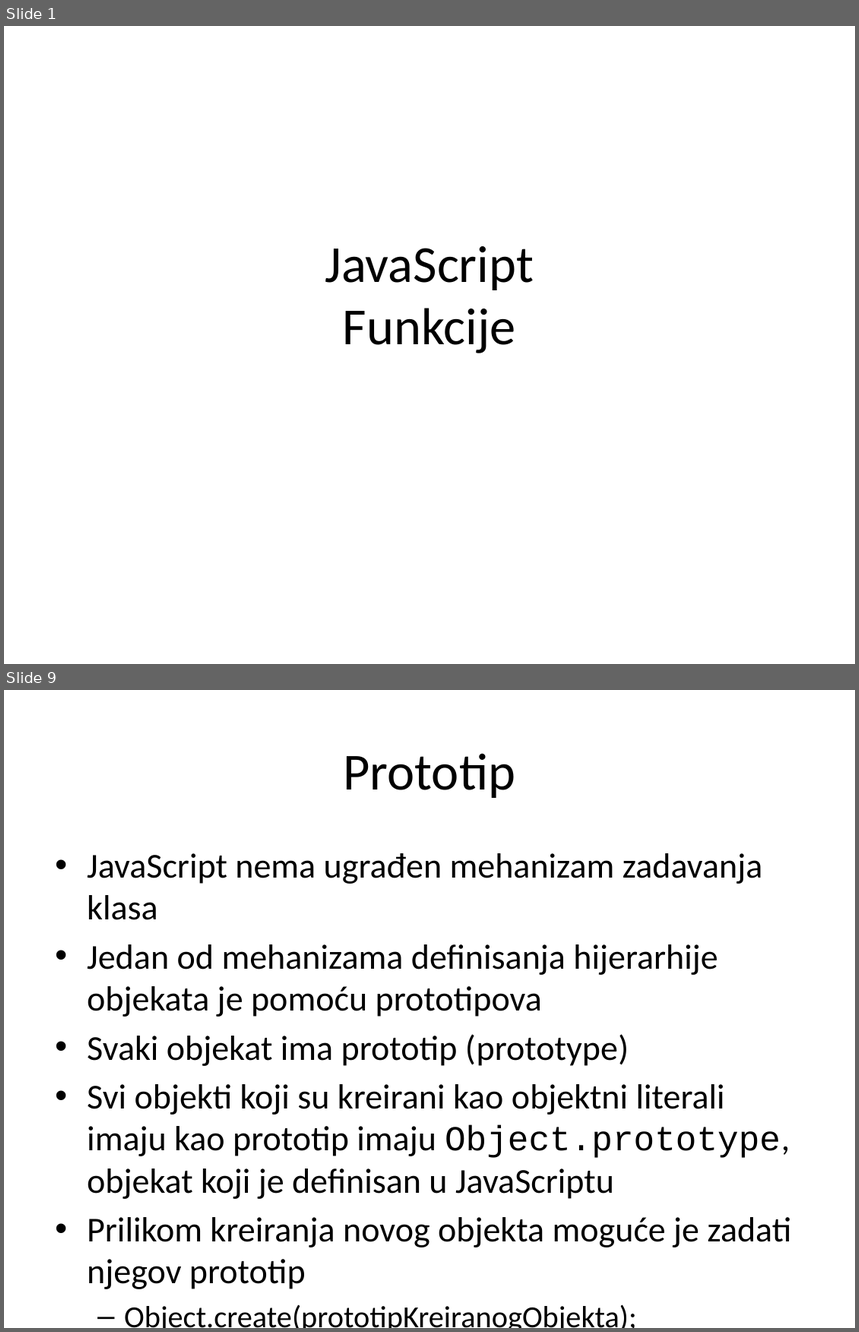
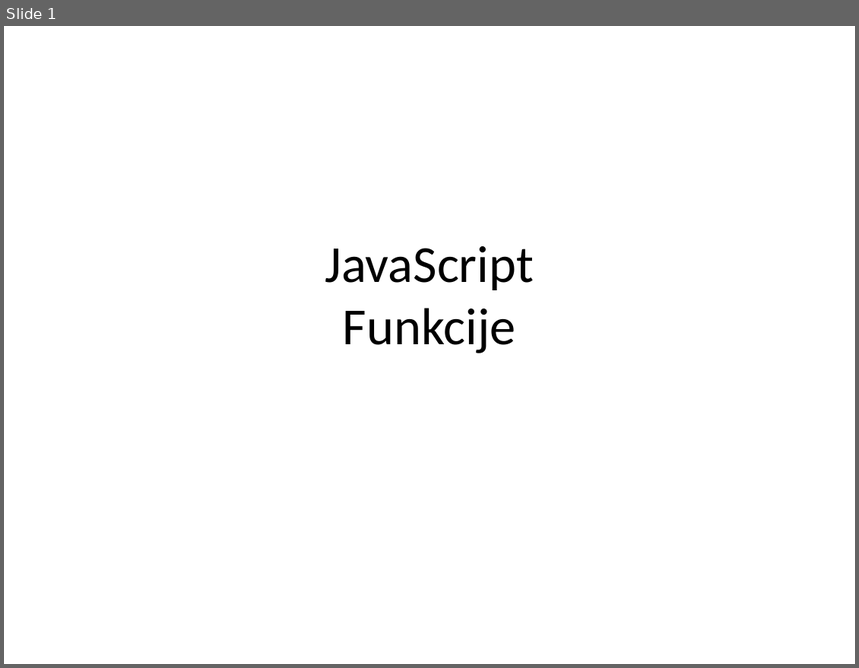
Before and after one commit to XWS2016/JavaScript, a slide deck: 02_Funkcije/JavaScript_02_Funkcije.pptx. Shown one above the other, each under a label of ours: slides 1 and 9 before the commit, slide 1 after it; the slides between them are not shown. The pictures are 859x1332 and 859x668 pixels, drawn with LibreOffice and Linux fonts; fonts in the diff are those of the drawing. Boxes give left, top, right and bottom in pixels: in the first picture for what was removed or moved away, otherwise in the second. Text is boxed around its words. In the diff, an @@ line names an element or a change of style, - is before the commit and + after.

```diff
--- a/02_Funkcije/JavaScript_02_Funkcije.pptx
+++ b/02_Funkcije/JavaScript_02_Funkcije.pptx
@@ slide 9 removed at [4, 690, 855, 1328], background #FFFFFF @@
@@ title removed at [344, 753, 516, 798] @@
-Prototip
@@ text removed at [87, 853, 792, 1248] @@
-• JavaScript nema ugrađen mehanizam zadavanja klasa
-• Jedan od mehanizama definisanja hijerarhije objekata je pomoću prototipova
-• Svaki objekat ima prototip (prototype)
-• Svi objekti koji su kreirani kao objektni literali imaju kao prototip imaju Object.prototype, objekat koji je definisan u JavaScriptu
-• Prilikom kreiranja novog objekta moguće je zadati njegov prototip
-  – Object.create(prototipKreiranogObjekta);
```
Also in this commit, not shown: 2 slides changed, 31 slides added, 10 other slides removed, 13 other files.
